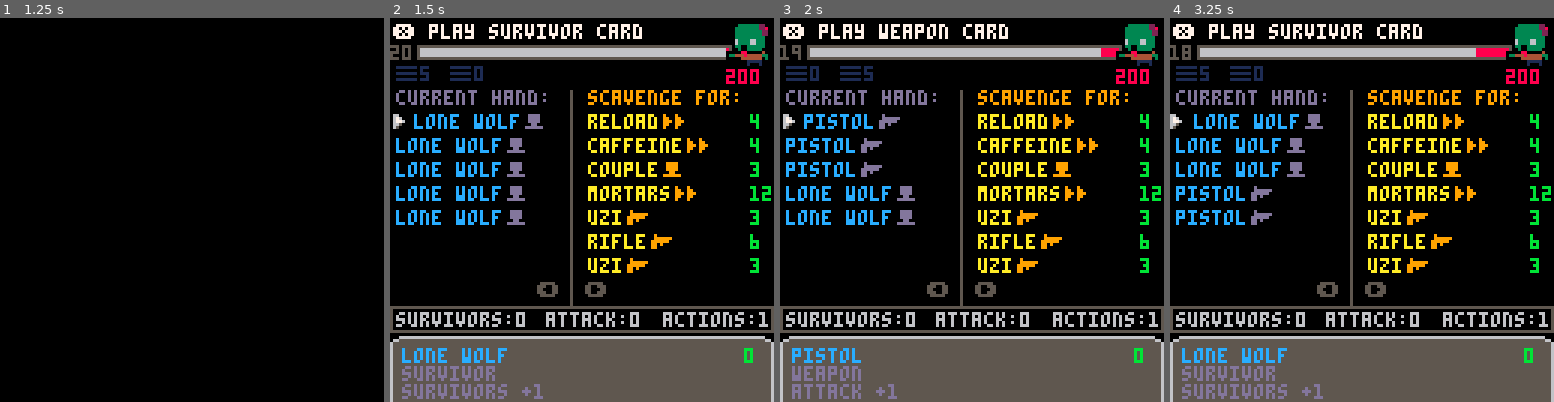
Above: before the commit, frames 1-4 (left to right).
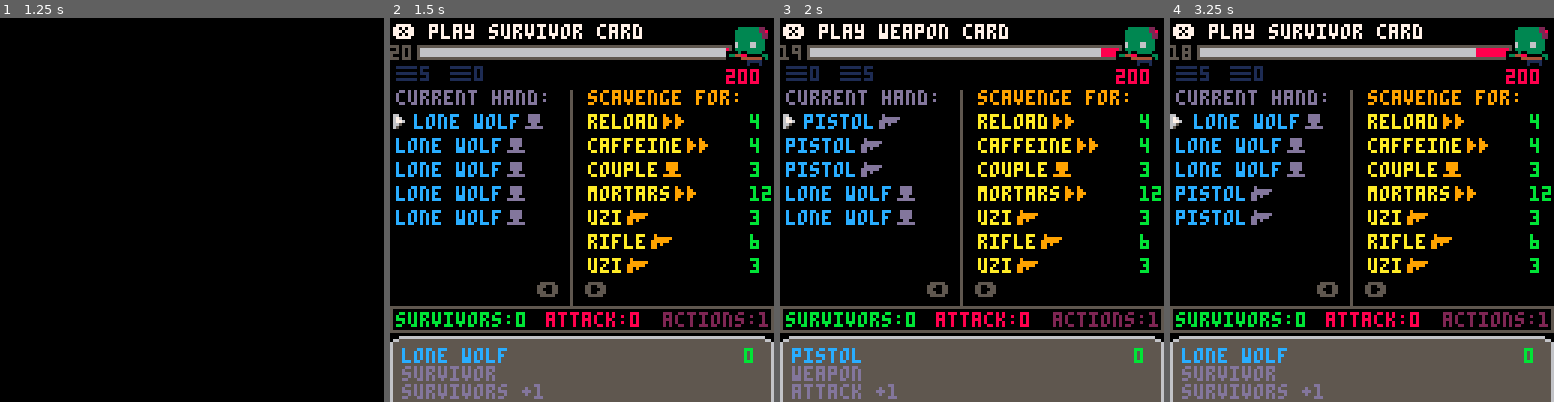
Above: after the commit, the same moments.

Repository: jeff-adams/pico8
Game: PICO-8 cartridge dev/zombie.p8
Two runs of this game, one before a commit and one after it. Both use one fixed random seed, a clock stepped at 60 frames per second and the inputs below.
Inputs:
- Up to frame 1 (1.25 s): tap X (X key) at 0.33, 1.07 s; tap O (Z key) at 0.7 s
- Up to frame 2 (1.5 s): no input
- Up to frame 3 (2 s): hold Right from 1.6 s (still down); tap O (Z key) at 1.7 s; tap X (X key) at 1.85 s
- Up to frame 4 (3.25 s): release Right at 2.1 s; tap O (Z key) at 2.1, 2.5, 2.9 s; hold Up 2.15-2.42 s; hold Right 2.47-3.03 s; tap X (X key) at 2.97 s; hold Left from 3.08 s (still down)

Frame 1 is identical in both runs. In frame 2, 1.8% of the frame differs, in the area x 1-99%, y 1-81%; in frame 3, 1.8%; in frame 4, 1.8%.

Commit message:
Add zombie animation | Change stat colors

Diff:
--- a/dev/zombie.p8
+++ b/dev/zombie.p8
@@ -14,6 +14,7 @@
 --splash page pixel art
 
 --◆fixes
+--possible bug when trashing?
 --balance cards
 
 --◆extras
@@ -711,9 +712,9 @@
 end
 
 function draw_stats()
-	print("survivors:"..surv,2,98,6)
-	print("attack:"..atk,52,98,6)
-	print("actions:"..acts,91,98,6)
+	print("survivors:"..surv,2,98,11)
+	print("attack:"..atk,52,98,8)
+	print("actions:"..acts,91,98,2)
 end
 
 function draw_hand()
@@ -780,7 +781,8 @@
 	printo(horde,112,17,8,0)
 	--draw zombie
 	palt(15)
-	spr(6,111,1,2,2)
+	local _s=flr(time()/1.1)%2==0 and 6 or 8
+	spr(_s,111,1,2,2)
 	palt()
 end
 
@@ -956,22 +958,22 @@
 	animessage+=1
 end
 __gfx__
-000000000008880000088800000000000000000000000000fffff0000000ffff0000000000000000000000000000000000000000000000000000000000000000
-000000000008880000088800000000000000000000000000ffff0333333322ff0000000000000000000000000000000000000000000000000000000000000000
-00700700000088000000880000ffff0000f000000f000f00fff033333333228f0000000000000000000000000000000000000000000000000000000000000000
-00077000888888008888880000ffff0000ffffff0ff00ff0fff033333333322f0000000000000000000000000000000000000000000000000000000000000000
-00077000000088000000880000ffff000ffffff00fff0ffffff033333333322f0000000000000000000000000000000000000000000000000000000000000000
-007007000000880000008800000ff0000ff0f0000ff00ff0fff033333333330f0000000000000000000000000000000000000000000000000000000000000000
-0000000000008080000080800ffffff00ff000000f000f00fff063333663330f0000000000000000000000000000000000000000000000000000000000000000
-000000000008800800088008000000000000000000000000fff063333663330f0000000000000000000000000000000000000000000000000000000000000000
-000666666666600000000000000000000000000000000000fff033003333330f0000000000000000000000000000000000000000000000000000000000000000
-066555555555566000000000000000000000000000000000ffff0300333330ff0000000000000000000000000000000000000000000000000000000000000000
-655555555555555600000000000000000000000000000000f00000880000040f0000000000000000000000000000000000000000000000000000000000000000
-655555555555555600000000000000000000000000000000f0334448444443300000000000000000000000000000000000000000000000000000000000000000
-655555555555555600000000000000000000000000000000f0000044444440300000000000000000000000000000000000000000000000000000000000000000
-655555555555555600000000000000000000000000000000fffffff0111110000000000000000000000000000000000000000000000000000000000000000000
-655555555555555600000000000000000000000000000000fffffff010f010ff0000000000000000000000000000000000000000000000000000000000000000
-655555555555555600000000000000000000000000000000ffffffff00ff00ff0000000000000000000000000000000000000000000000000000000000000000
+000000000008880000088800000000000000000000000000fffff0000000ffffffffffffffffffff000000000000000000000000000000000000000000000000
+000000000008880000088800000000000000000000000000ffff0333333322fffffff0000000ffff000000000000000000000000000000000000000000000000
+00700700000088000000880000ffff0000f000000f000f00fff033333333228fffff0333333322ff000000000000000000000000000000000000000000000000
+00077000888888008888880000ffff0000ffffff0ff00ff0fff033333333322ffff033333333228f000000000000000000000000000000000000000000000000
+00077000000088000000880000ffff000ffffff00fff0ffffff033333333322ffff033333333322f000000000000000000000000000000000000000000000000
+007007000000880000008800000ff0000ff0f0000ff00ff0fff033333333330ffff033333333322f000000000000000000000000000000000000000000000000
+0000000000008080000080800ffffff00ff000000f000f00fff063333663330ffff033333333330f000000000000000000000000000000000000000000000000
+000000000008800800088008000000000000000000000000fff063333663330ffff063333663330f000000000000000000000000000000000000000000000000
+000666666666600000000000000000000000000000000000fff033003333330ffff063333663330f000000000000000000000000000000000000000000000000
+066555555555566000000000000000000000000000000000ffff0300333330fffff033333333330f000000000000000000000000000000000000000000000000
+655555555555555600000000000000000000000000000000f00000880000040ff00003003333300f000000000000000000000000000000000000000000000000
+655555555555555600000000000000000000000000000000f033444844444330f033448800000330000000000000000000000000000000000000000000000000
+655555555555555600000000000000000000000000000000f000004444444030f000004444444030000000000000000000000000000000000000000000000000
+655555555555555600000000000000000000000000000000fffffff011111000fffffff011111000000000000000000000000000000000000000000000000000
+655555555555555600000000000000000000000000000000fffffff010f010fffffffff010f010ff000000000000000000000000000000000000000000000000
+655555555555555600000000000000000000000000000000ffffffff00ff00ffffffffff00ff00ff000000000000000000000000000000000000000000000000
 00000000000000000000000000066600000000000000000000000000000000000000000000000000000000000000000000000000000000000000000000000000
 00000000000000000000000006600000000000000000000000000000000000000000000000000000000000000000000000000000000000000000000000000000
 66000000066000006666666066666600000000000000000000000000000000000000000000000000000000000000000000000000000000000000000000000000
